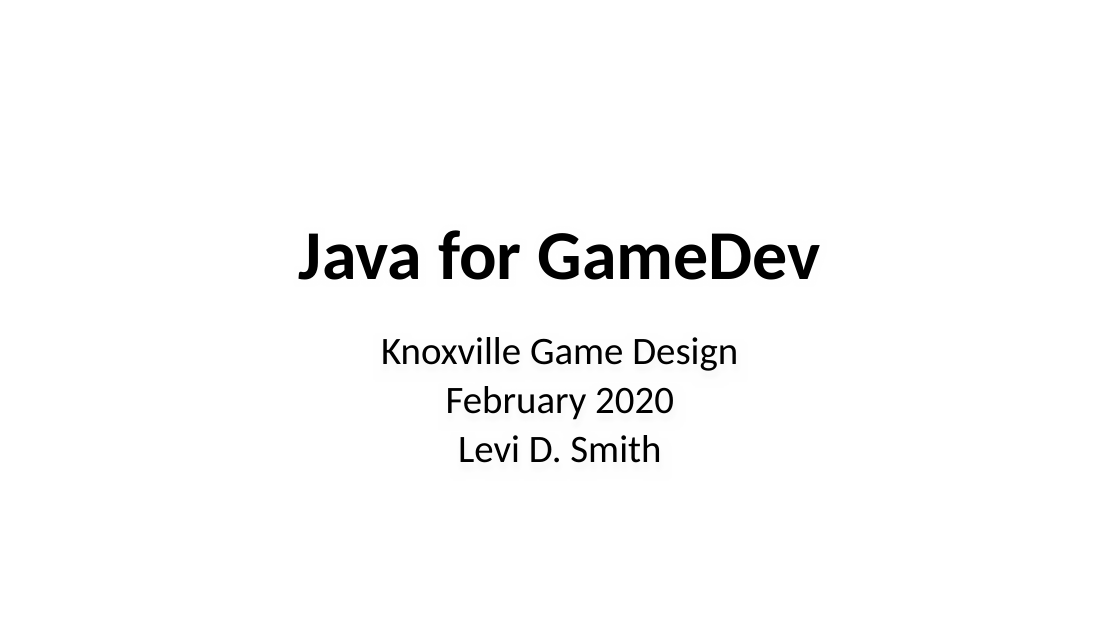
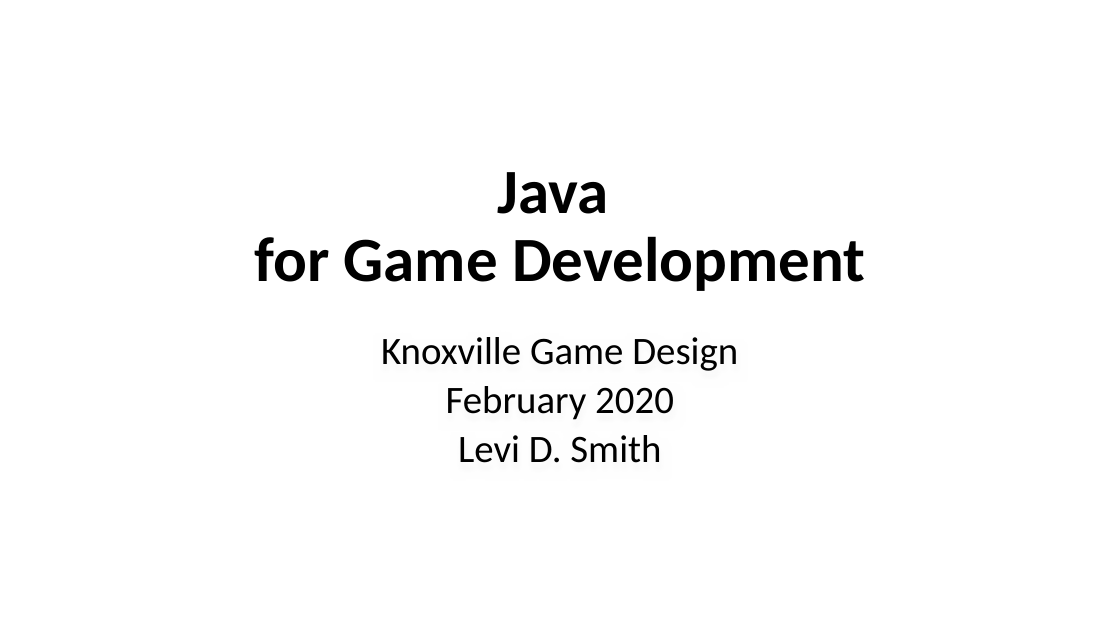
Before and after one commit to gatechgrad/JavaExamples, a slide deck: slide 1 of java_for_gamedev.pptx. Drawn at 1120x630 pixels with LibreOffice and Linux fonts; fonts in the diff are those of the drawing; background and template pictures are left out. Boxes give left, top, right and bottom in pixels: in the first picture for what was removed or moved away, otherwise in the second. Text is boxed around its words. In the diff, an @@ line names an element or a change of style, - is before the commit and + after.

```diff
--- a/java_for_gamedev.pptx
+++ b/java_for_gamedev.pptx
@@ title at (x1=254, y1=172, x2=865, y2=291): text changed; size 60 to 54 pt @@
-Java for GameDev
+Java
+for Game Development
```
Also in this commit, not shown: 6 other slides changed, 3 slides added.
